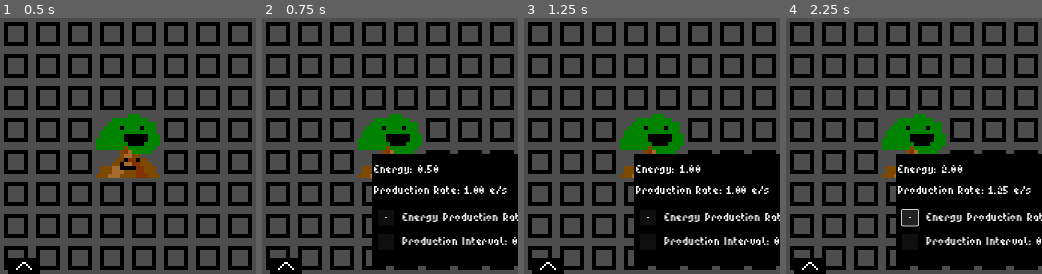
Above: before the commit, frames 1-4 (left to right).
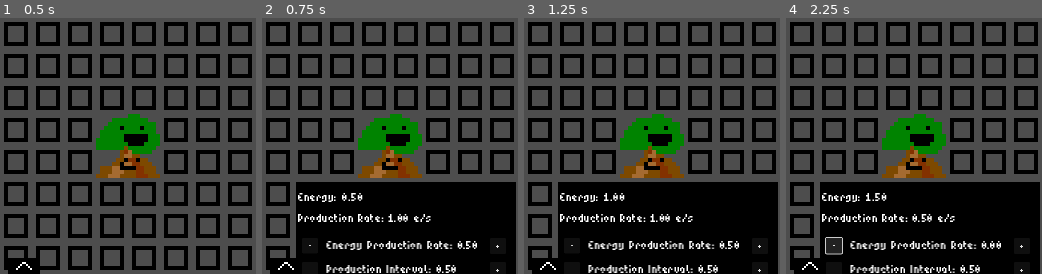
Above: after the commit, the same moments.

Repository: emmetl913/LOWREZJAM_2024
Game: Godot game, scene res://worlds/meadow.tscn
Same seed, same stepped clock (60 frames per second), same inputs: the game is played once before the commit and once after it. The project has no main scene, so this scene is started directly.
Inputs (mouse positions are in pixels of both pictures, inside the frame that each line leads up to):
- Up to frame 1 (0.5 s): no input
- Up to frame 2 (0.75 s): click (390, 146) at 0.5 s
- Up to frame 3 (1.25 s): no input
- Up to frame 4 (2.25 s): click "-" at 1.25 s; click "-" at 2 s

Frame 1 is identical in both runs. In frame 2, 17% of the frame differs, in the area x 13-100%, y 53-100%; in frame 3, 17%; in frame 4, 18%.

Commit message:
Mostly finalized click-and-drag camera

Diff:
--- a/plants/tree_main.tscn
+++ b/plants/tree_main.tscn
@@ -26,7 +26,7 @@
 [node name="Gen_Energy_Timer" type="Timer" parent="."]
 
 [node name="Test_Control_Interface" type="Node2D" parent="."]
-position = Vector2(2, -5)
+position = Vector2(-17, 2)
 
 [node name="Sprite2D" type="Sprite2D" parent="Test_Control_Interface"]
 position = Vector2(29, 29)
--- a/worlds/meadow.gd
+++ b/worlds/meadow.gd
@@ -3,6 +3,9 @@
 @onready var toolbelt_open : bool = false
 var camera_initial_position: Vector2
 var mouse_initial_position: Vector2
+
+var limit_x = Vector2(-64,64)
+var limit_y = Vector2(-64,64)
 
 @onready var camera = $CursorCamera
 
@@ -16,7 +19,9 @@
 	elif event is InputEventMouseMotion:
 		if Input.is_mouse_button_pressed(MOUSE_BUTTON_RIGHT):
 			var mouse_diff = event.position - mouse_initial_position
-			camera.position = camera_initial_position - mouse_diff
+			var temp_diff_loc = camera_initial_position - mouse_diff
+			if temp_diff_loc.x > limit_x.x+32 and temp_diff_loc.x < limit_x.y-32 and temp_diff_loc.y > limit_y.x+32 and temp_diff_loc.y < limit_y.y-32:
+				camera.position = temp_diff_loc
 
 # Called when the node enters the scene tree for the first time.
 func _ready():
Not shown: 2 places in worlds/meadow.tscn that only renumber resources
